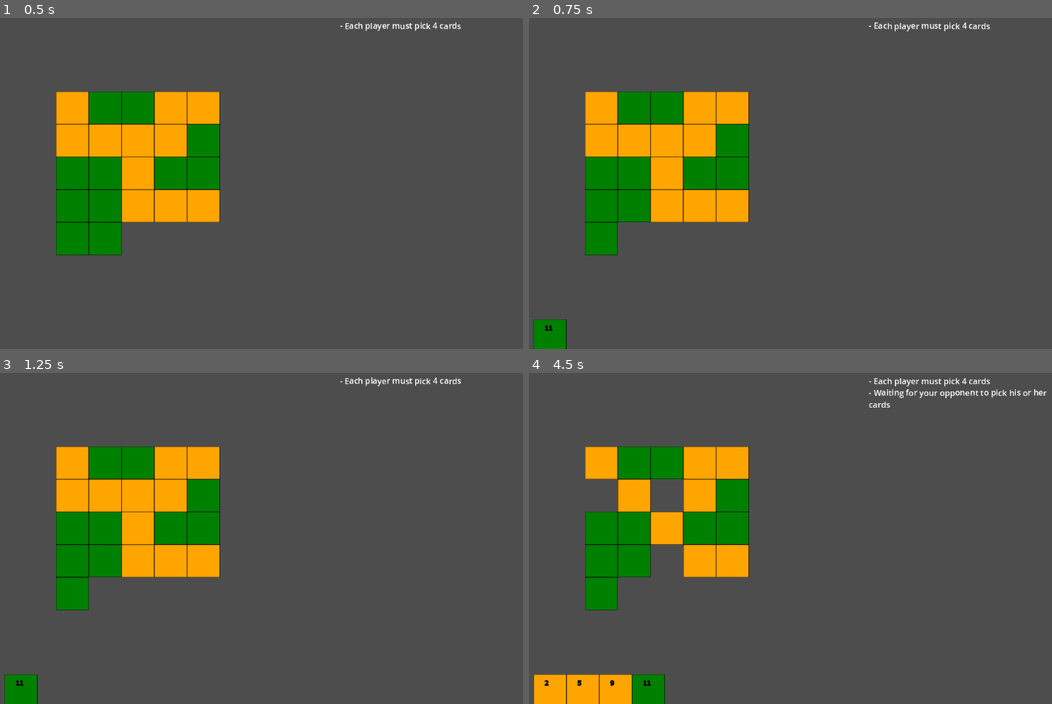
Above: before the commit, frames 1-4 (two rows, left to right).
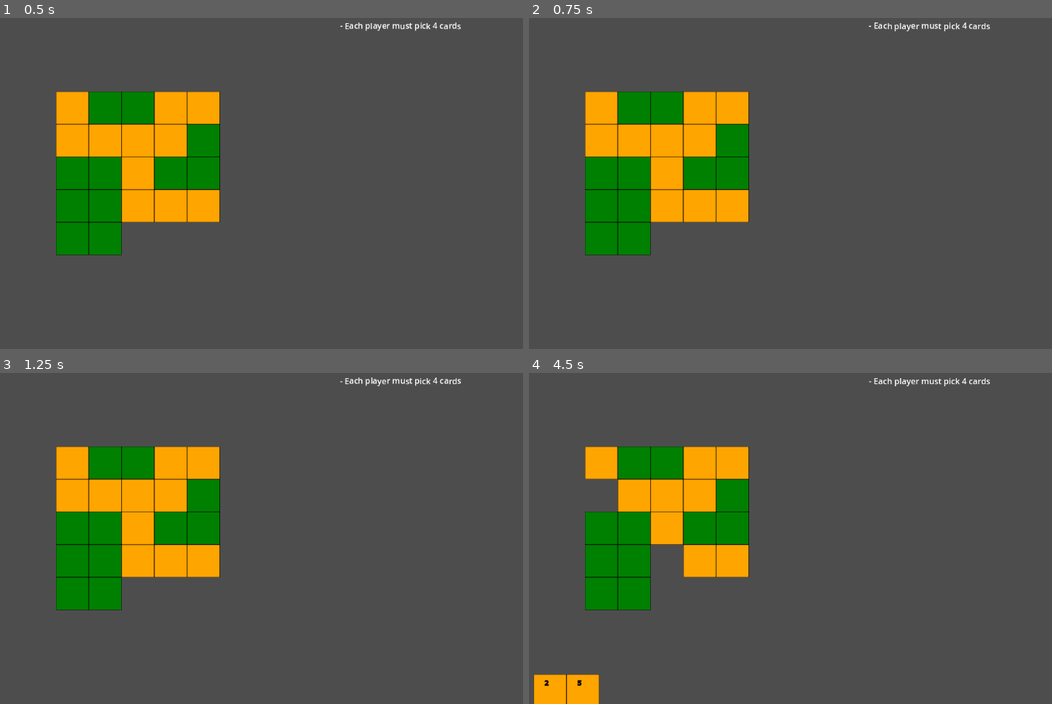
Above: after the commit, the same moments.

Repository: gturri/godot-coda
Game: Godot game, scene res://board.tscn
Same seed, same stepped clock (60 frames per second), same inputs: the game is played once before the commit and once after it. This scene is started directly instead of the project's main scene.
Inputs (mouse positions are in pixels of both pictures, inside the frame that each line leads up to):
- Up to frame 1 (0.5 s): no input
- Up to frame 2 (0.75 s): move the mouse to (968, 183) at 0.52 s; press the mouse at (968, 183) at 0.53 s
- Up to frame 3 (1.25 s): no input
- Up to frame 4 (4.5 s): move the mouse to (649, 555) at 1.27 s; release the mouse at (649, 555) at 1.28 s; click (649, 555) at 1.35 s; move the mouse to (827, 465) at 2.02 s; press the mouse at (827, 465) at 2.03 s; move the mouse to (738, 604) at 2.77 s; release the mouse at (738, 604) at 2.78 s; click (738, 604) at 2.85 s; tap Enter at 3.5 s; move the mouse to (947, 588) at 3.52 s; press the mouse at (947, 588) at 3.53 s; tap Space at 4.25 s; move the mouse to (591, 488) at 4.27 s; release the mouse at (591, 488) at 4.28 s; click (591, 488) at 4.35 s

Frame 1 is identical in both runs. In frame 2, 1.2% of the frame differs, in the area x 0-24%, y 61-100%; in frame 3, 1.2%; in frame 4, 2.7%, in the area x 13-100%, y 4-100%.

Commit message:
Fix bug on available_tiles
clicking on an empty cell could lead to selecting some card

Diff:
--- a/available_tiles.gd
+++ b/available_tiles.gd
@@ -45,7 +45,9 @@
 	@warning_ignore("integer_division")
 	return Vector2i(id%cardsPerRow, id / cardsPerRow)
 
-func cellPos_to_cardId(cell_pos: Vector2i) -> int:
+func cellPos_to_cardId(cell_pos: Vector2i):
+	if cell_pos.x < 0 or cell_pos.x >= cardsPerRow:
+		return null
 	return cell_pos.y*cardsPerRow + cell_pos.x
 
 func card_to_tile(card: Card, visibleSide: bool) -> Vector2i:
@@ -55,8 +57,8 @@
 	if event.is_action_pressed("select_card"):
 		var click_pos: Vector2 = get_global_mouse_position()
 		var cell_pos: Vector2i = local_to_map(click_pos-position)
-		var card_id: int = cellPos_to_cardId(cell_pos)
-		if card_id < 0 or card_id >= cards.size() or not cards[card_id]:
+		var card_id = cellPos_to_cardId(cell_pos)
+		if not card_id or card_id < 0 or card_id >= cards.size() or not cards[card_id]:
 			return
 		cardDrawn.emit(cards[card_id], card_id)
 
